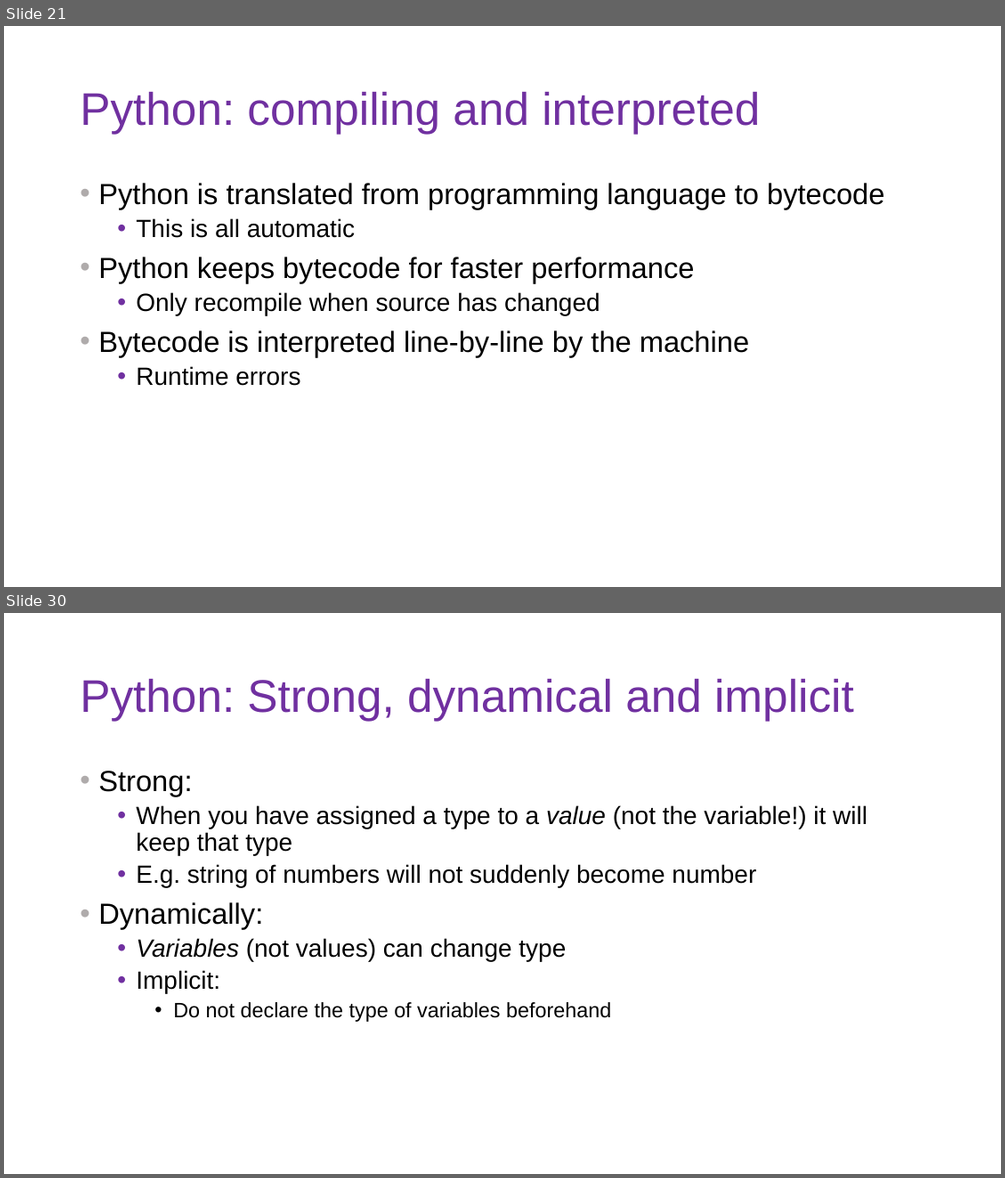
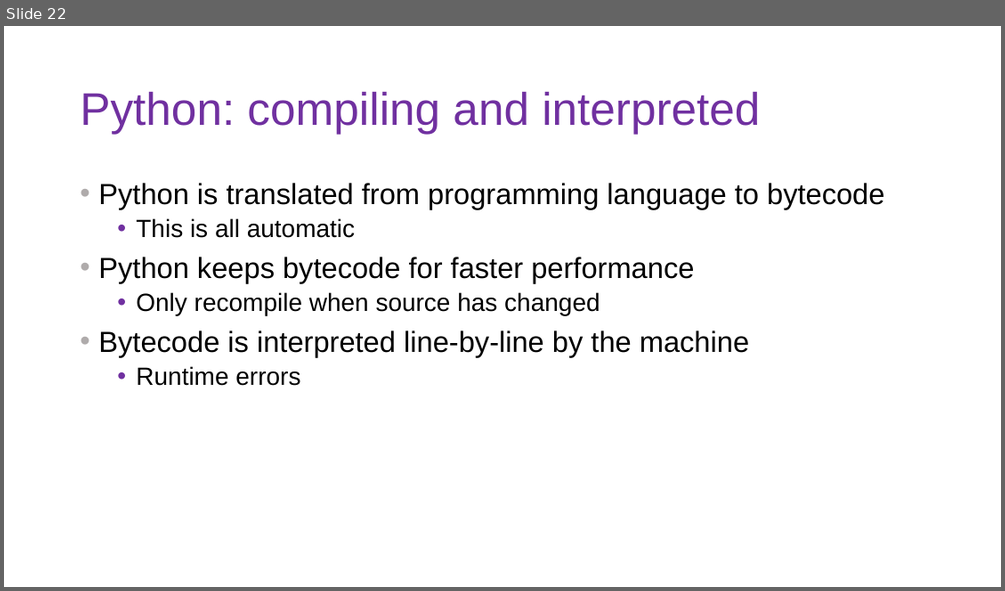
Before and after one commit to DoriMG/SN_python_course, a slide deck: lectures/1_intro_cs.pptx. Shown one above the other, each under a label of ours: slides 21 and 30 before the commit, slide 22 after it; the slides between them are not shown. The pictures are 1005x1178 and 1005x591 pixels, drawn with LibreOffice and Linux fonts; fonts in the diff are those of the drawing. Boxes give left, top, right and bottom in pixels: in the first picture for what was removed or moved away, otherwise in the second. Text is boxed around its words. In the diff, an @@ line names an element or a change of style, - is before the commit and + after.

```diff
--- a/lectures/1_intro_cs.pptx
+++ b/lectures/1_intro_cs.pptx
@@ slide 30 removed at <box>4,613,1001,1174</box>, background #FFFFFF @@
@@ title removed at <box>80,679,854,721</box> @@
-Python: Strong, dynamical and implicit
@@ text removed at <box>98,771,867,1022</box> @@
-• Strong:
-  • When you have assigned a type to a value (not the variable!) it will keep that type
-  • E.g. string of numbers will not suddenly become number
-• Dynamically:
-  • Variables (not values) can change type
-  • Implicit:
-    • Do not declare the type of variables beforehand
@@ what was slide 21 is now slide 22 @@
```
Also in this commit, not shown: 6 slides added, 11 other slides removed, 40 other files.
